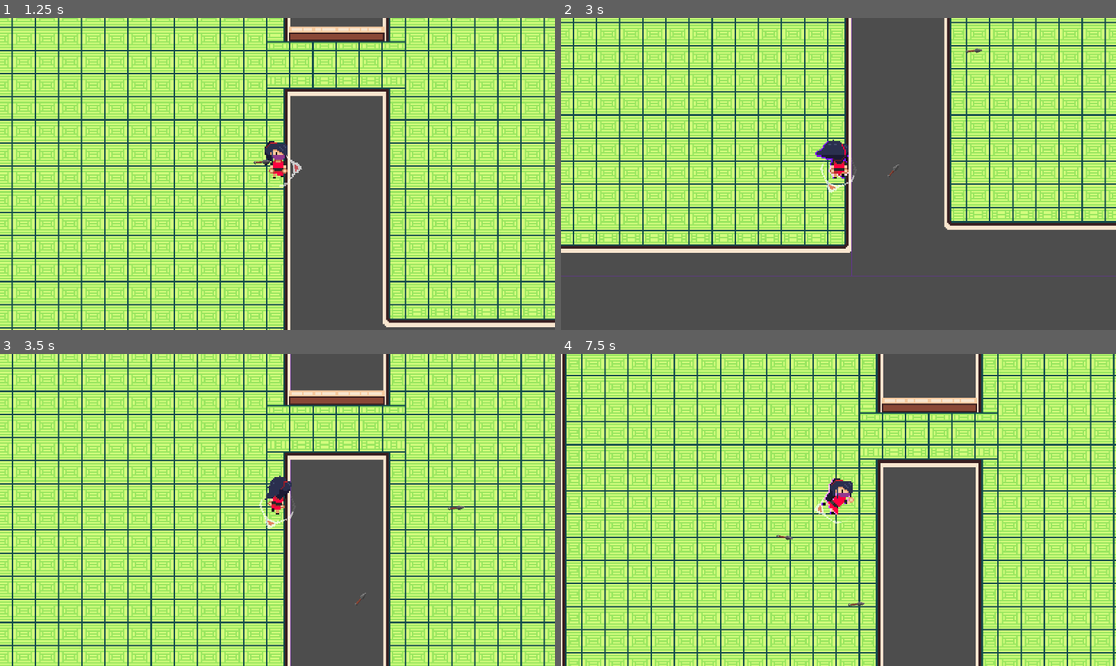
Above: before the commit, frames 1-4 (two rows, left to right).
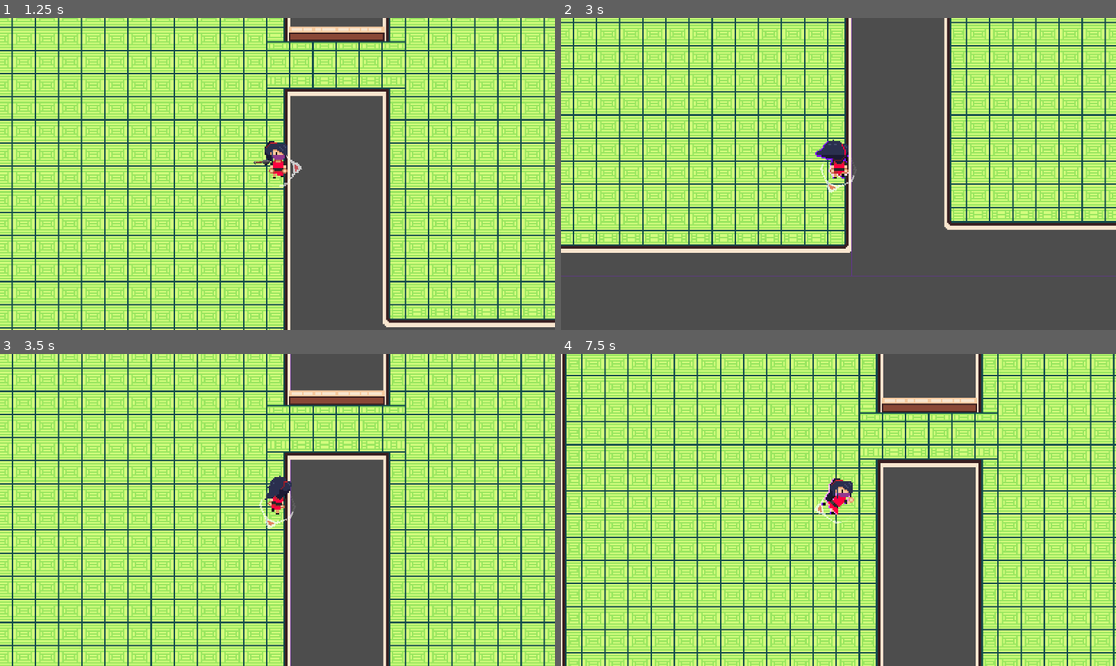
Above: after the commit, the same moments.

Repository: KumiSukka/Project-R
Game: Godot game, scene res://Scene/node_2d.tscn
The game is run twice, just before and just after one commit, with the same random seed, the same clock (stepped at 60 frames per second) and the same inputs.
Inputs (mouse positions are in pixels of both pictures, inside the frame that each line leads up to):
- Up to frame 1 (1.25 s): tap Enter at 0.5 s; move the mouse to (399, 158) at 0.52 s; press the mouse at (399, 158) at 0.53 s; hold D (right) from 0.53 s (still down)
- Up to frame 2 (3 s): move the mouse to (727, 189) at 1.27 s; release D (right) at 1.28 s; release the mouse at (727, 189) at 1.28 s; hold S (down) 1.28-2.03 s; tap Space (dash) at 1.35, 2.85 s; move the mouse to (894, 105) at 2.02 s; press the mouse at (894, 105) at 2.03 s; hold D (right) 2.03-2.78 s; move the mouse to (810, 236) at 2.77 s; release the mouse at (810, 236) at 2.78 s; hold W (up) from 2.78 s (still down)
- Up to frame 3 (3.5 s): keep holding W (up)
- Up to frame 4 (7.5 s): move the mouse to (1005, 556) at 3.52 s; release W (up) at 3.53 s; press the mouse at (1005, 556) at 3.53 s; hold A (left) 3.53-5.03 s; move the mouse to (672, 463) at 4.27 s; release the mouse at (672, 463) at 4.28 s; tap Space (dash) at 4.35, 5.85, 7.35 s; move the mouse to (866, 510) at 5.02 s; press the mouse at (866, 510) at 5.03 s; hold S (down) 5.03-5.78 s; move the mouse to (755, 432) at 5.77 s; release the mouse at (755, 432) at 5.78 s; hold D (right) 5.78-6.53 s; move the mouse to (960, 494) at 6.52 s; press the mouse at (960, 494) at 6.53 s; hold W (up) 6.53-7.28 s; move the mouse to (727, 525) at 7.27 s; release the mouse at (727, 525) at 7.28 s; hold D (right) from 7.28 s (still down)

Frame 1 is identical in both runs. In frame 2, less than 0.1% of the frame differs, in the area x 58-76%, y 9-51%; in frame 3, less than 0.1%; in frame 4, less than 0.1%, in the area x 38-55%, y 57-82%.

Commit message:
Kill timer luotiin, jotta se katoaa

Diff:
--- a/Prefab/Character/Kunoichi.tscn
+++ b/Prefab/Character/Kunoichi.tscn
@@ -705,7 +705,7 @@
 offset = Vector2(0, -16)
 hframes = 7
 vframes = 6
-frame = 4
+frame = 1
 metadata/_aseprite_wizard_config_ = {
 "i_mode": -1,
 "keep_anim_length": false,
--- a/Prefab/Projectile/bullet.gd
+++ b/Prefab/Projectile/bullet.gd
@@ -3,7 +3,13 @@
 
 @export var projectile_speed = 1
 
+@onready var kill_timer = $KillTimer
+
 var direction := Vector2.ZERO
+
+func _ready():
+	kill_timer.start()
+
 
 func _process(delta):
 	if (direction != Vector2.ZERO):
@@ -13,3 +19,7 @@
 func set_dir(direction: Vector2):
 	self.direction = direction
 	rotation += direction.angle()
+
+
+func _on_kill_timer_timeout(): #Käytä queue_free elä ikinä vain free
+	queue_free()
--- a/Prefab/Projectile/kunai.tscn
+++ b/Prefab/Projectile/kunai.tscn
@@ -20,3 +20,9 @@
 texture_filter = 1
 scale = Vector2(0.6, 0.6)
 texture = ExtResource("1_bbjo3")
+
+[node name="KillTimer" type="Timer" parent="."]
+wait_time = 0.8
+one_shot = true
+
+[connection signal="timeout" from="KillTimer" to="." method="_on_kill_timer_timeout"]
